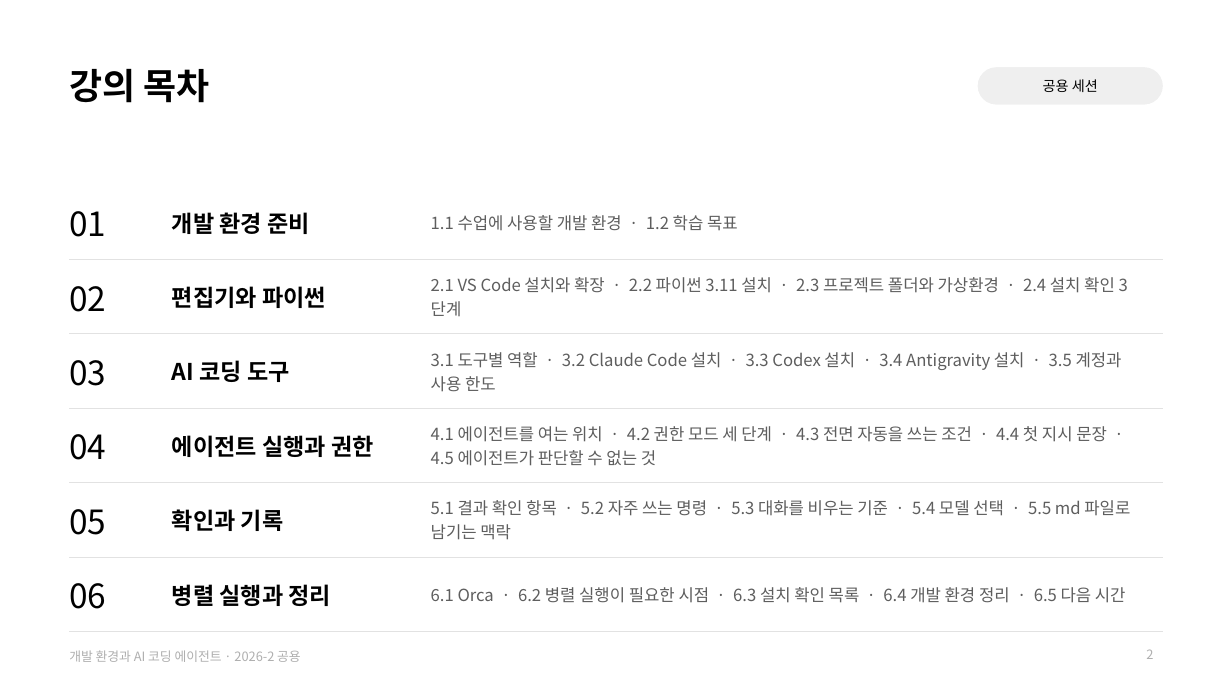
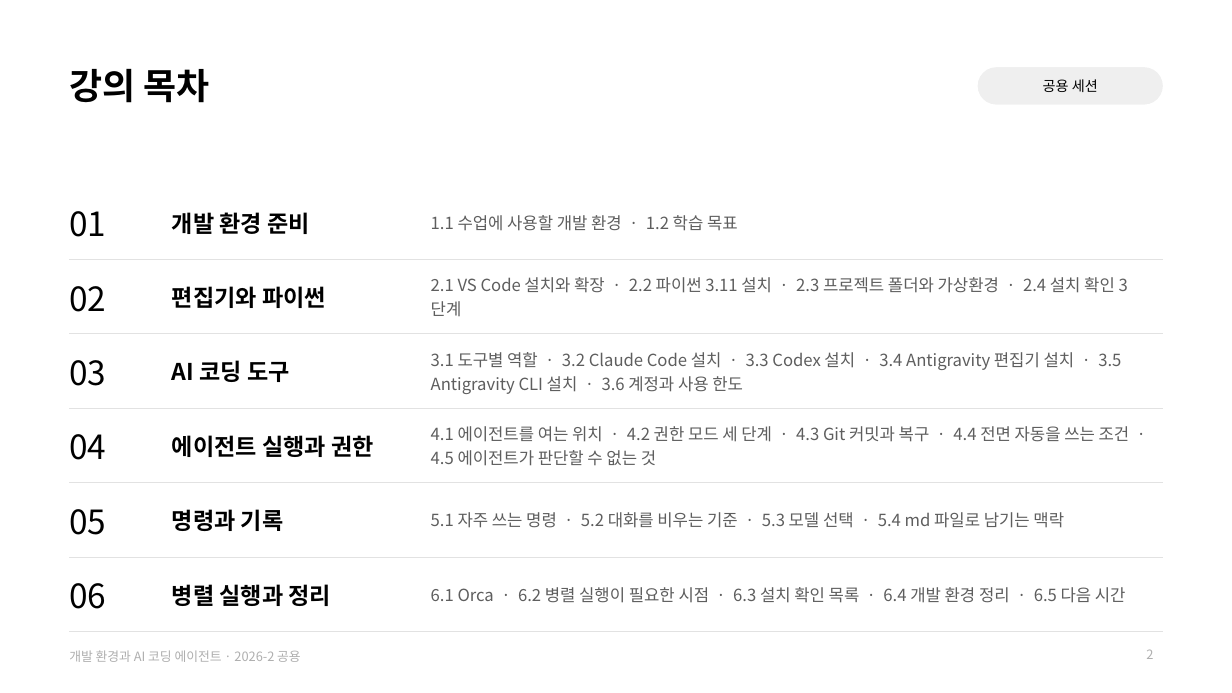
Before and after one commit to jihoyeo/ai-mobility, a slide deck: slide 2 of slides/common/dev_env.pptx. Drawn at 1232x693 pixels with LibreOffice and Linux fonts; fonts in the diff are those of the drawing. Boxes give left, top, right and bottom in pixels: in the first picture for what was removed or moved away, otherwise in the second. Text is boxed around its words. In the diff, an @@ line names an element or a change of style, - is before the commit and + after.

```diff
--- a/slides/common/dev_env.pptx
+++ b/slides/common/dev_env.pptx
@@ table at (69,185,1163,631) @@
-row 3, column 3: 3.1 도구별 역할 · 3.2 Claude Code 설치 · 3.3 Codex 설치 · 3.4 Antigravity 설치 · 3.5 계정과 사용 한도
+row 3, column 3: 3.1 도구별 역할 · 3.2 Claude Code 설치 · 3.3 Codex 설치 · 3.4 Antigravity 편집기 설치 · 3.5 Antigravity CLI 설치 · 3.6 계정과 사용 한도
-row 4, column 3: 4.1 에이전트를 여는 위치 · 4.2 권한 모드 세 단계 · 4.3 전면 자동을 쓰는 조건 · 4.4 첫 지시 문장 · 4.5 에이전트가 판단할 수 없는 것
+row 4, column 3: 4.1 에이전트를 여는 위치 · 4.2 권한 모드 세 단계 · 4.3 Git 커밋과 복구 · 4.4 전면 자동을 쓰는 조건 · 4.5 에이전트가 판단할 수 없는 것
-row 5, column 2: 확인과 기록
+row 5, column 2: 명령과 기록
-row 5, column 3: 5.1 결과 확인 항목 · 5.2 자주 쓰는 명령 · 5.3 대화를 비우는 기준 · 5.4 모델 선택 · 5.5 md 파일로 남기는 맥락
+row 5, column 3: 5.1 자주 쓰는 명령 · 5.2 대화를 비우는 기준 · 5.3 모델 선택 · 5.4 md 파일로 남기는 맥락
```
Also in this commit, not shown: 15 other slides changed, 1 slide added, 1 slide removed, 2 other files.
